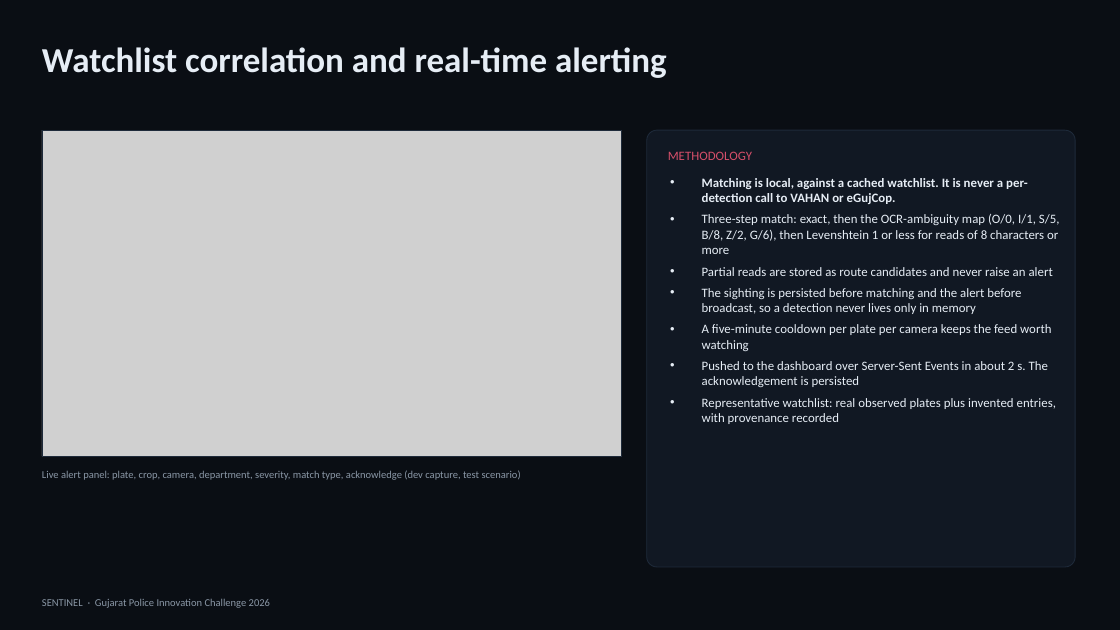
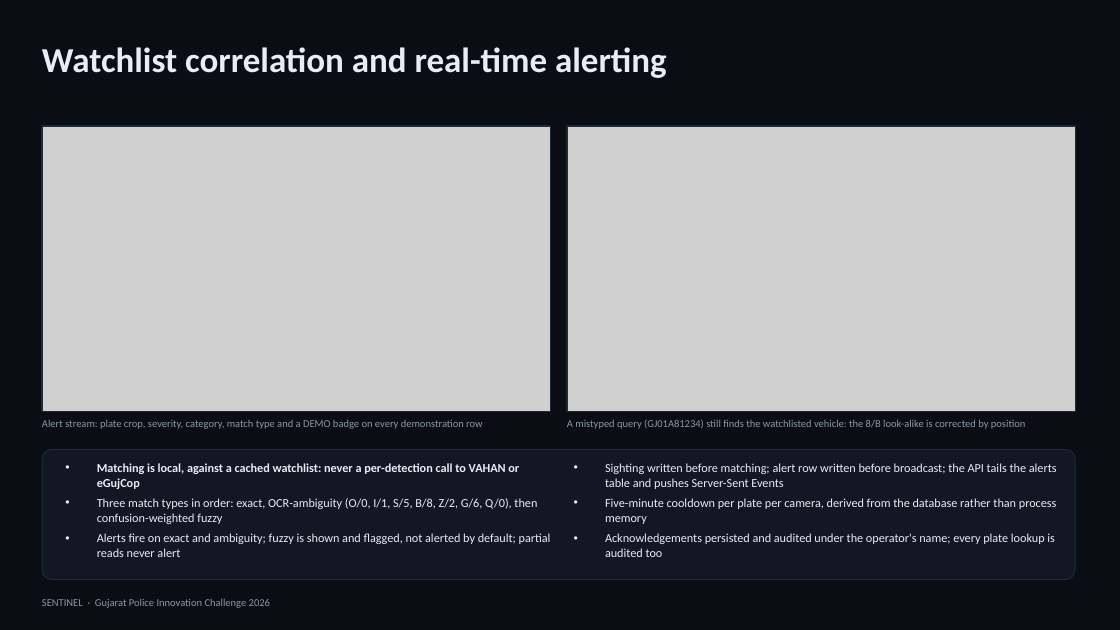
Before and after one commit to adityashroff06-code/sentinel-gujarat, a slide deck: slide 9 of deliverables/Sentinel-Solution-Presentation.pptx. Drawn at 1120x630 pixels with LibreOffice and Linux fonts; fonts in the diff are those of the drawing; grey boxes stand for pictures. Boxes give left, top, right and bottom in pixels: in the first picture for what was removed or moved away, otherwise in the second. Text is boxed around its words. In the diff, an @@ line names an element or a change of style, - is before the commit and + after.

```diff
--- a/deliverables/Sentinel-Solution-Presentation.pptx
+++ b/deliverables/Sentinel-Solution-Presentation.pptx
@@ picture: place and size @@
-picture at [42,130,622,456]
+picture at [42,126,550,412]
@@ rectangle: place and size @@
-rectangle at [42,130,622,456]
+rectangle at [42,126,550,412]
@@ picture added at [567,126,1075,412] @@
@@ rectangle added at [567,126,1075,412], outline #1E2A3A 0.75 pt @@
@@ rounded rectangle removed at [647,130,1075,567] @@
@@ text removed at [668,151,752,160] @@
-METHODOLOGY
@@ text removed at [702,178,1060,424] @@
-• Matching is local, against a cached watchlist. It is never a per-detection call to VAHAN or eGujCop.
-• Three-step match: exact, then the OCR-ambiguity map (O/0, I/1, S/5, B/8, Z/2, G/6), then Levenshtein 1 or less for reads of 8 characters or more
-• Partial reads are stored as route candidates and never raise an alert
-• The sighting is persisted before matching and the alert before broadcast, so a detection never lives only in memory
-• A five-minute cooldown per plate per camera keeps the feed worth watching
-• Pushed to the dashboard over Server-Sent Events in about 2 s. The acknowledgement is persisted
-• Representative watchlist: real observed plates plus invented entries, with provenance recorded
@@ text "Alert stream: plate crop, severity, ..." at [42,420,483,429]: vertical alignment middle to top @@
@@ text added at [567,419,1025,429], 9 pt, text #8A97A6 @@
+A mistyped query (GJ01A81234) still finds the watchlisted vehicle: the 8/B look-alike is corrected by position
@@ text at [42,420,483,429]: text changed @@
-Live alert panel: plate, crop, camera, department, severity, match type, acknowledge (dev capture, test scenario)
+Alert stream: plate crop, severity, category, match type and a DEMO badge on every demonstration row
@@ rounded rectangle added at [42,450,1075,580], fill #111823, outline #1E2A3A 0.75 pt @@
@@ text added at [97,463,551,557], 10.5 pt, text #E6EDF5 @@
+• Matching is local, against a cached watchlist: never a per-detection call to VAHAN or eGujCop
+• Three match types in order: exact, OCR-ambiguity (O/0, I/1, S/5, B/8, Z/2, G/6, Q/0), then confusion-weighted fuzzy
+• Alerts fire on exact and ambiguity; fuzzy is shown and flagged, not alerted by default; partial reads never alert
@@ text added at [605,463,1057,557], 10.5 pt, text #E6EDF5 @@
+• Sighting written before matching; alert row written before broadcast; the API tails the alerts table and pushes Server-Sent Events
+• Five-minute cooldown per plate per camera, derived from the database rather than process memory
+• Acknowledgements persisted and audited under the operator's name; every plate lookup is audited too
```
Also in this commit, not shown: 15 other slides changed, 1 slide added, 1 slide removed, 19 other files.
